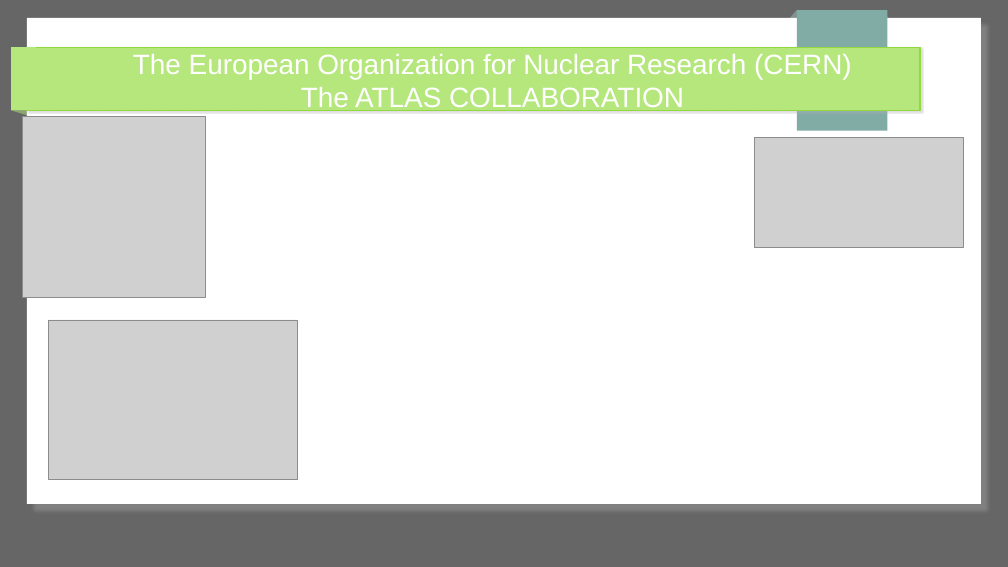
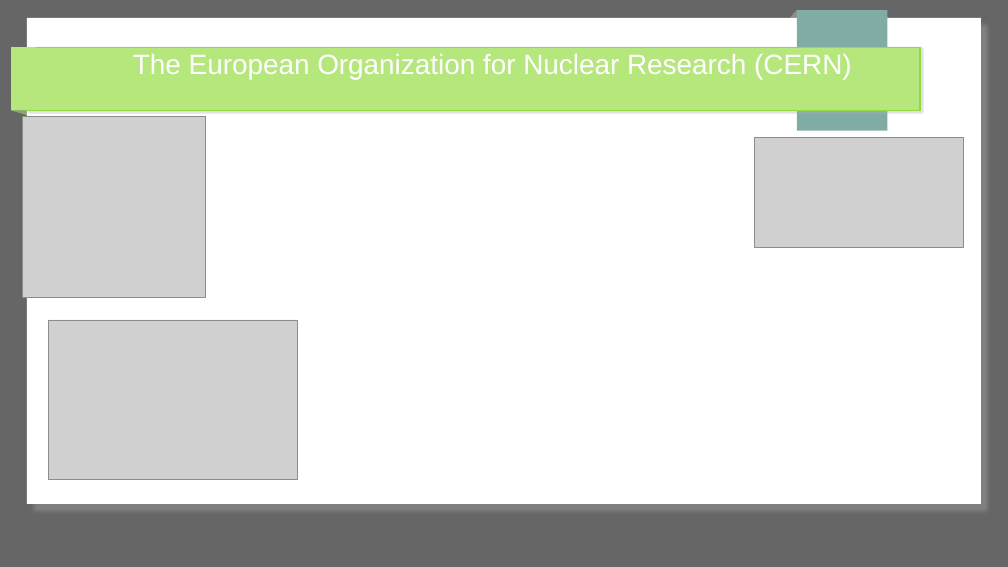
Before and after one commit to JustTUSHAR/MscProject, a slide deck: slide 1 of reports/Seminar.odp. Drawn at 1008x567 pixels with LibreOffice and Linux fonts; fonts in the diff are those of the drawing; grey boxes stand for pictures. Boxes give left, top, right and bottom in pixels: in the first picture for what was removed or moved away, otherwise in the second. Text is boxed around its words. In the diff, an @@ line names an element or a change of style, - is before the commit and + after.

```diff
--- a/reports/Seminar.odp
+++ b/reports/Seminar.odp
@@ title at box(133, 54, 852, 79): text changed @@
-The European Organization for Nuclear Research (CERN)
-The ATLAS COLLABORATION
+The European Organization for Nuclear Research (CERN)
```
Also in this commit, not shown: 2 other files.
